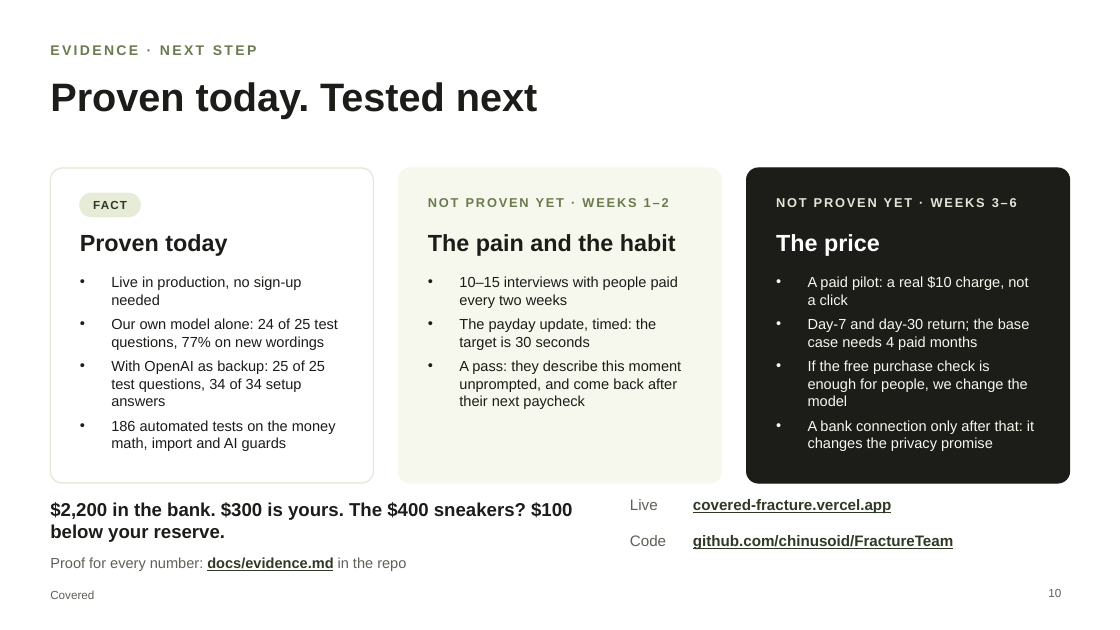
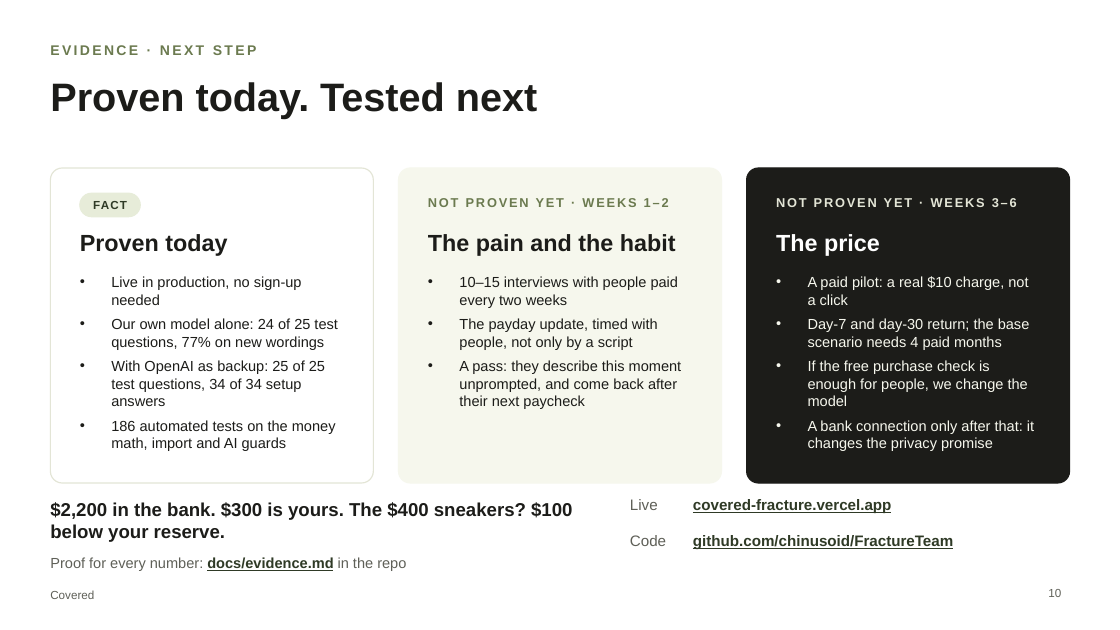
Before and after one commit to chinusoid/FractureTeam, a slide deck: slide 10 of pitch/covered-pitch.pptx. Drawn at 1120x630 pixels with LibreOffice and Linux fonts; fonts in the diff are those of the drawing. Boxes give left, top, right and bottom in pixels: in the first picture for what was removed or moved away, otherwise in the second. Text is boxed around its words. In the diff, an @@ line names an element or a change of style, - is before the commit and + after.

```diff
--- a/pitch/covered-pitch.pptx
+++ b/pitch/covered-pitch.pptx
@@ text at (459,318,658,350): text changed @@
-• The payday update, timed: the target is 30 seconds
+• The payday update, timed with people, not only by a script
@@ text at (808,318,1030,350): text changed @@
-• Day-7 and day-30 return; the base case needs 4 paid months
+• Day-7 and day-30 return; the base scenario needs 4 paid months
```
Also in this commit, not shown: 2 other slides changed, 1 other file.
